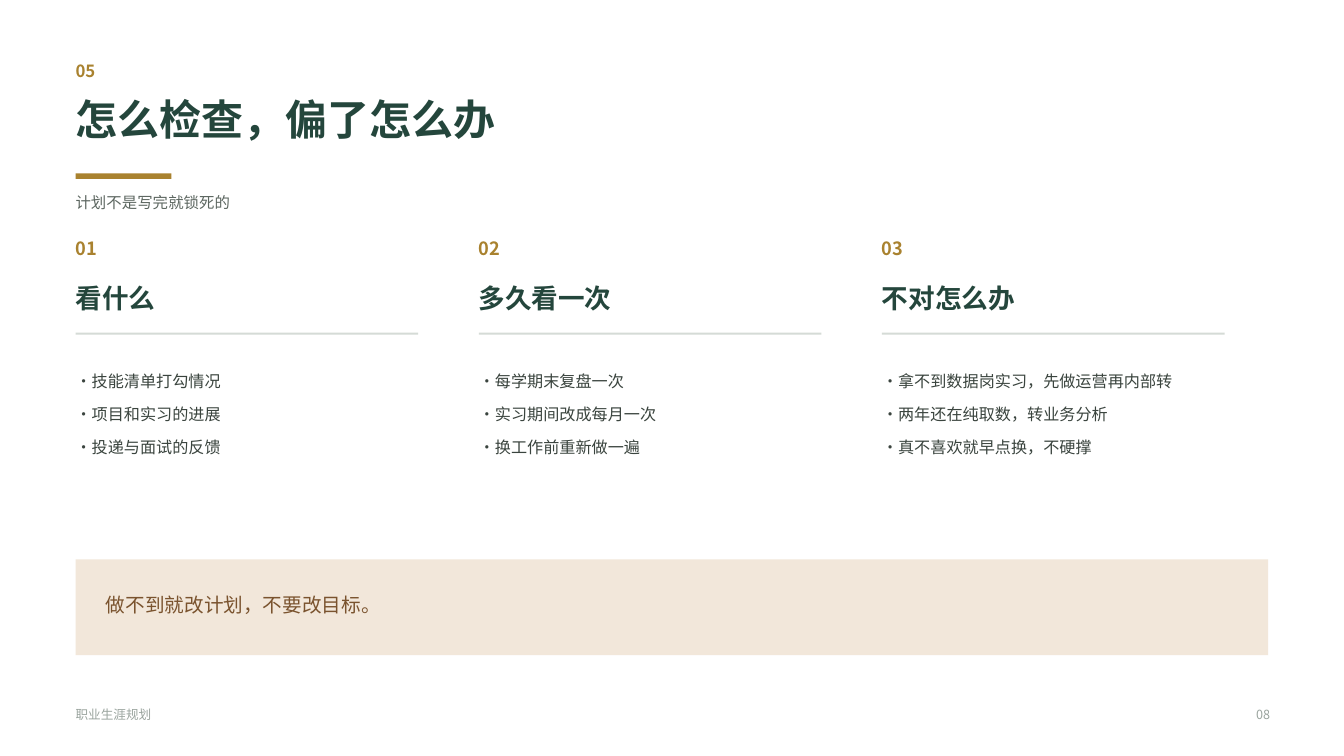
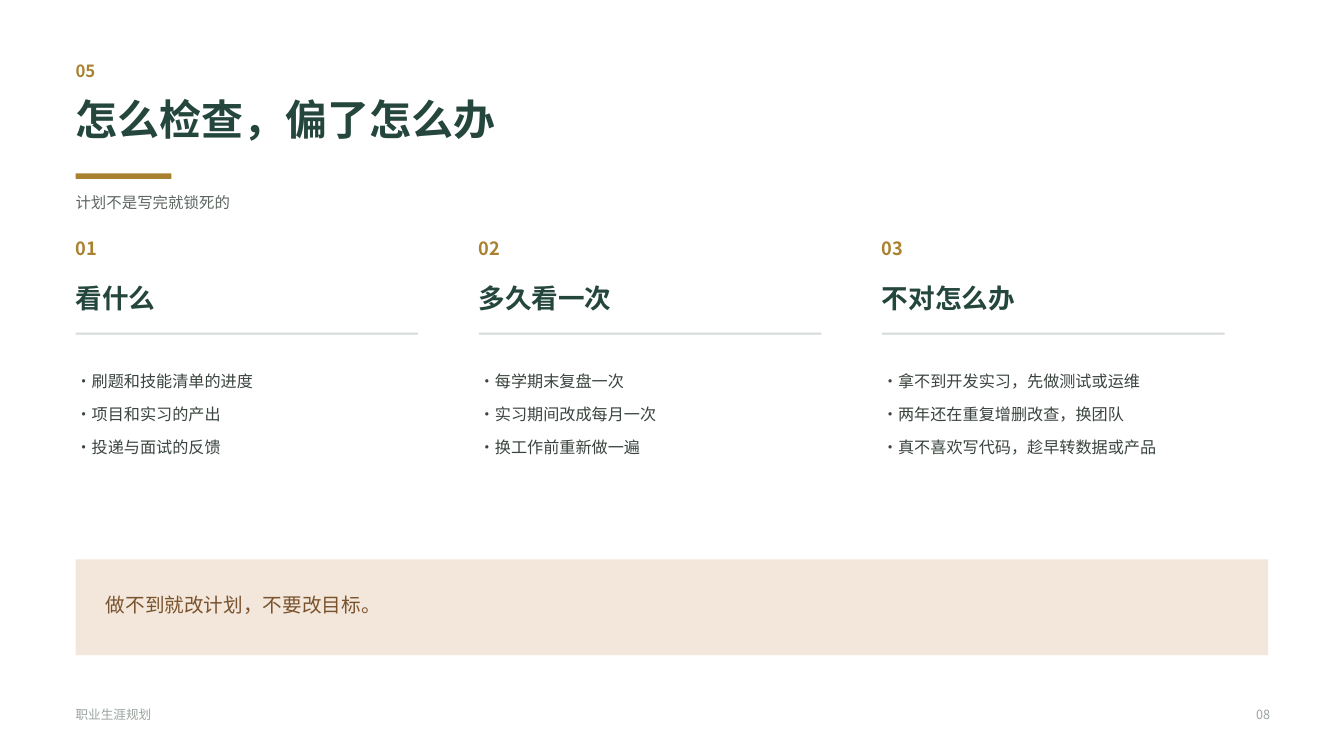
Before and after one commit to SEN-FOREST-21/feiyi-video-analysis, a slide deck: slide 8 of 职业生涯规划.pptx. Drawn at 1344x756 pixels with LibreOffice and Linux fonts; fonts in the diff are those of the drawing. Boxes give left, top, right and bottom in pixels: in the first picture for what was removed or moved away, otherwise in the second. Text is boxed around its words. In the diff, an @@ line names an element or a change of style, - is before the commit and + after.

```diff
--- a/职业生涯规划.pptx
+++ b/职业生涯规划.pptx
@@ text at [76, 373, 253, 422]: text changed @@
-・技能清单打勾情况
-・项目和实习的进展
+・刷题和技能清单的进度
+・项目和实习的产出
@@ text at [882, 373, 1156, 455]: text changed @@
-・拿不到数据岗实习，先做运营再内部转
-・两年还在纯取数，转业务分析
-・真不喜欢就早点换，不硬撑
+・拿不到开发实习，先做测试或运维
+・两年还在重复增删改查，换团队
+・真不喜欢写代码，趁早转数据或产品
```
Also in this commit, not shown: 8 other slides changed, 1 other file.
